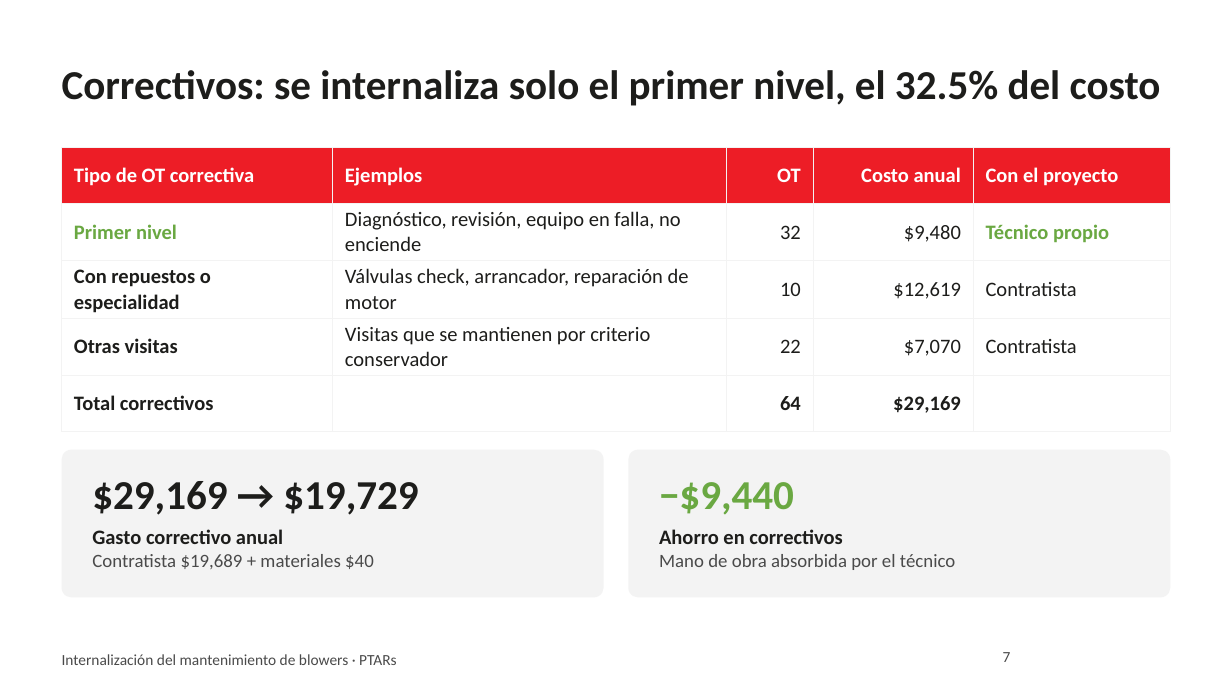
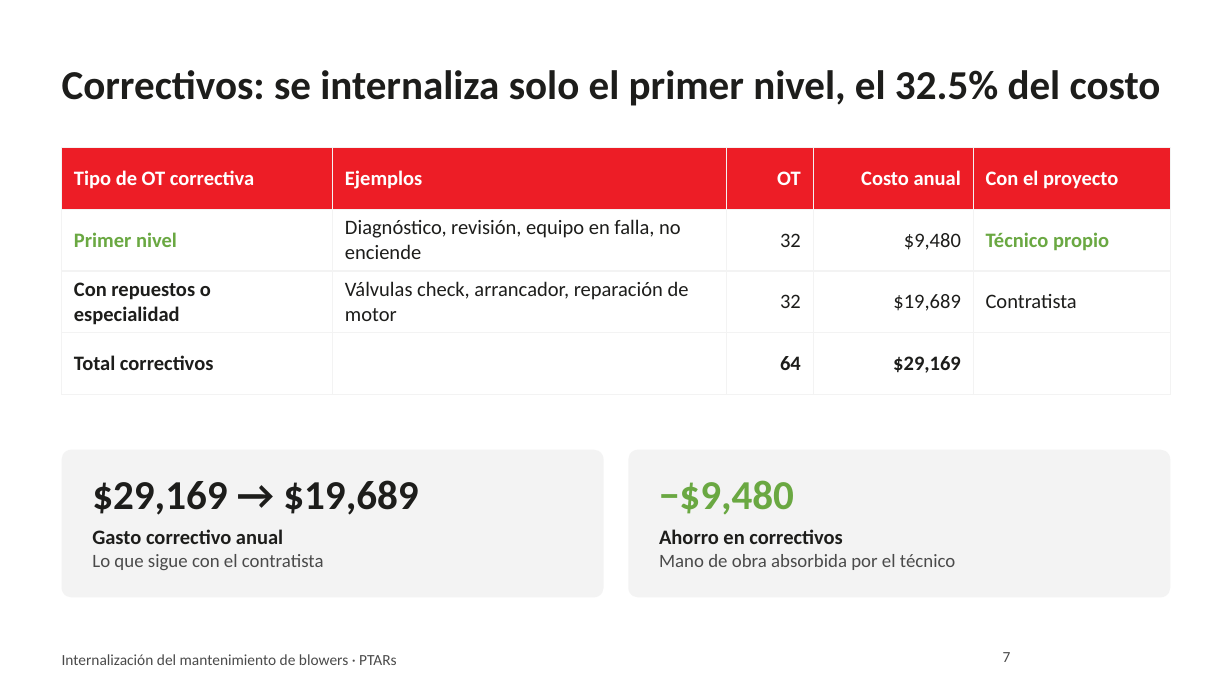
Before and after one commit to jjsamcar/Codigo-IA, a slide deck: slide 7 of presentaciones/Blowers_PTARs_Resumen_Gerencia.pptx. Drawn at 1232x693 pixels with LibreOffice and Linux fonts; fonts in the diff are those of the drawing; background and template pictures are left out. Boxes give left, top, right and bottom in pixels: in the first picture for what was removed or moved away, otherwise in the second. Text is boxed around its words. In the diff, an @@ line names an element or a change of style, - is before the commit and + after.

```diff
--- a/presentaciones/Blowers_PTARs_Resumen_Gerencia.pptx
+++ b/presentaciones/Blowers_PTARs_Resumen_Gerencia.pptx
@@ table at box(62, 148, 1170, 377) @@
-row 3: Con repuestos o especialidad | Válvulas check, arrancador, reparación de motor | 10 | $12,619 | Contratista
-row 4: Otras visitas | Visitas que se mantienen por criterio conservador | 22 | $7,070 | Contratista
+row 3: Con repuestos o especialidad | Válvulas check, arrancador, reparación de motor | 32 | $19,689 | Contratista
@@ text at box(92, 480, 418, 515): text changed @@
-$29,169 → $19,729
+$29,169 → $19,689
@@ text at box(659, 480, 794, 515): text changed @@
-−$9,440
+−$9,480
@@ text at box(92, 554, 324, 570): text changed @@
-Contratista $19,689 + materiales $40
+Lo que sigue con el contratista
```
Also in this commit, not shown: 9 other slides changed, 1 slide added, 3 slides removed.
